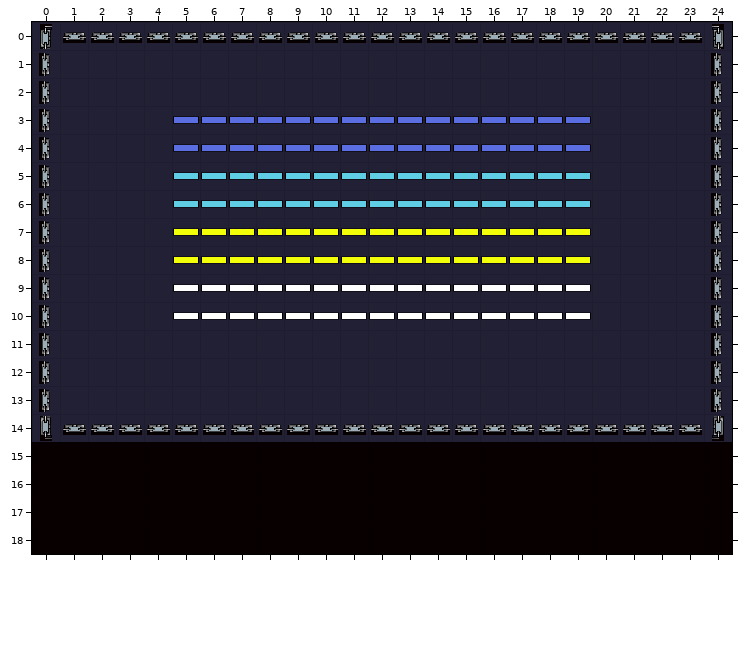
Tiled map (JSON): Maps/nivel2.json. Above is the file before it was changed.
Cells are 32x32 px. Shown: x 0..24, y 0..18.
And afterwards:
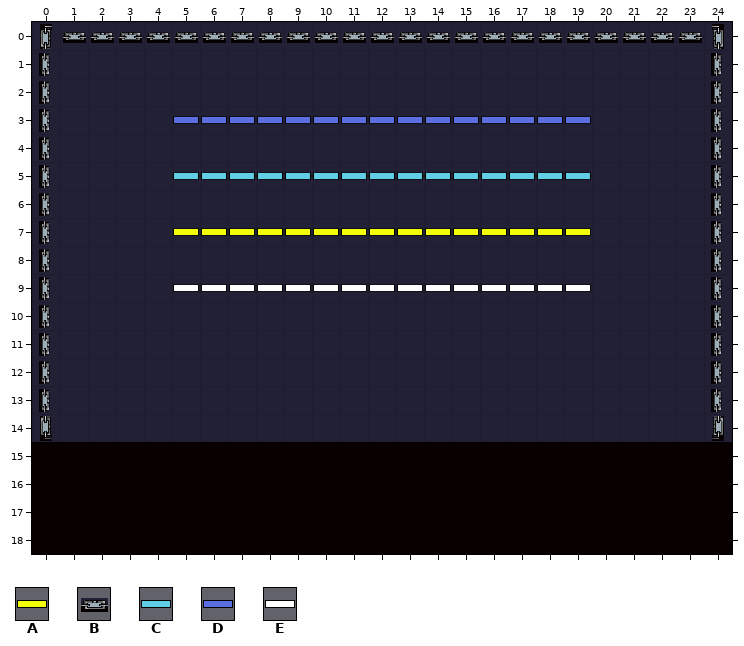
Key: from "default_name": A 9, B 11, C 14, D 19, E 22.
_ is an empty cell.
Tiles replaced or removed in this view: A, B, C, D, E.
Changes in this commit:
Changed rows in their new state; . is an unchanged cell.
Layer "solidos":
first column x 1:
14 _______________________
Layer "rompibles":
first column x 5:
 4 _______________
 6 _______________
 8 _______________
10 _______________
Where, in picture pixels (left, top, right, bottom), the same in both pictures:
removed: (173, 144, 591, 152)
removed: (173, 200, 591, 208)
removed: (173, 256, 591, 264)
removed: (173, 312, 591, 320)
removed: (63, 424, 702, 435)
